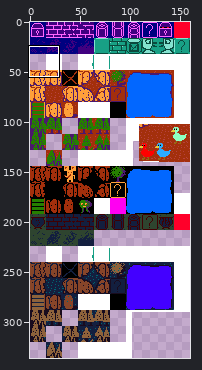
Sprite sheet -- client/tiles.png. The picture above shows the old version from afar; the outline marks the close-up.
Close-up. The starting point:
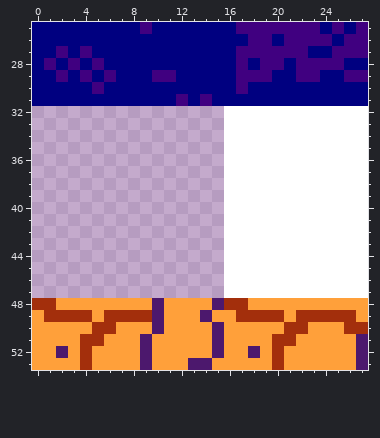
The file is 160x336 pixels. Shown: x 0..27, y 25..53.
Once edited:
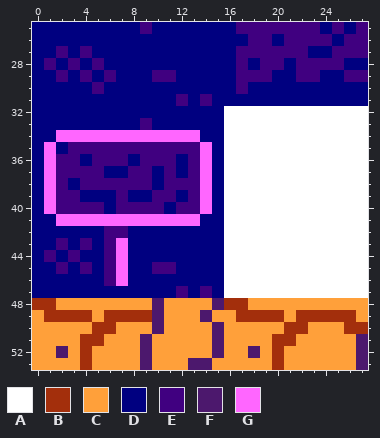
Palette (. is transparent): A #ffffff  B #a32f0c  C #ffa03a  D #000080  E #400080  F #4c186d  G #ff66ff
Change:
Changed rows in their new state; - is an unchanged pixel.
first column x 0:
32 DDDDDDDDDDDDDDDD
33 DDDDDDDDDEDDDDDD
34 DDGGGGGGGGGGGGDD
35 DGDEEEEEEEEEEEGD
36 DGEEDEEEDEEEDEGD
37 DGEEEEDDEEDEDEGD
38 DGEDEEEEEEDEEEGD
39 DGEEDDDEDDEEDEGD
40 DGEEEEDEEEEDEEGD
41 DDGGGGGGGGGGGGDD
42 DDDDDDEEDDDDDDDD
43 DDEDEDEGDDDDDDDD
44 DEDEDDEGDDDDDDDD
45 DDEDEDEGDDEEDDDD
46 DDDDDDEGDDDDDDDD
47 DDDDDDDDDDDDEDED
Boxes around the changes in both close-ups, in picture pixels (x1, y1, x2, y2):
added: (32, 106, 224, 298)
